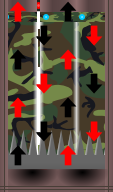
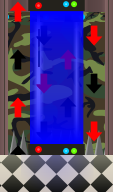
Layer changes from the first 113×192 image to the second:
added layer "TeleporterOut.png" above "TeleporterIn.png" over [0, 0, 113, 192]
added layer "TeleporterIn.png" above "ElevatorBase.png" over [0, 32, 113, 192]
